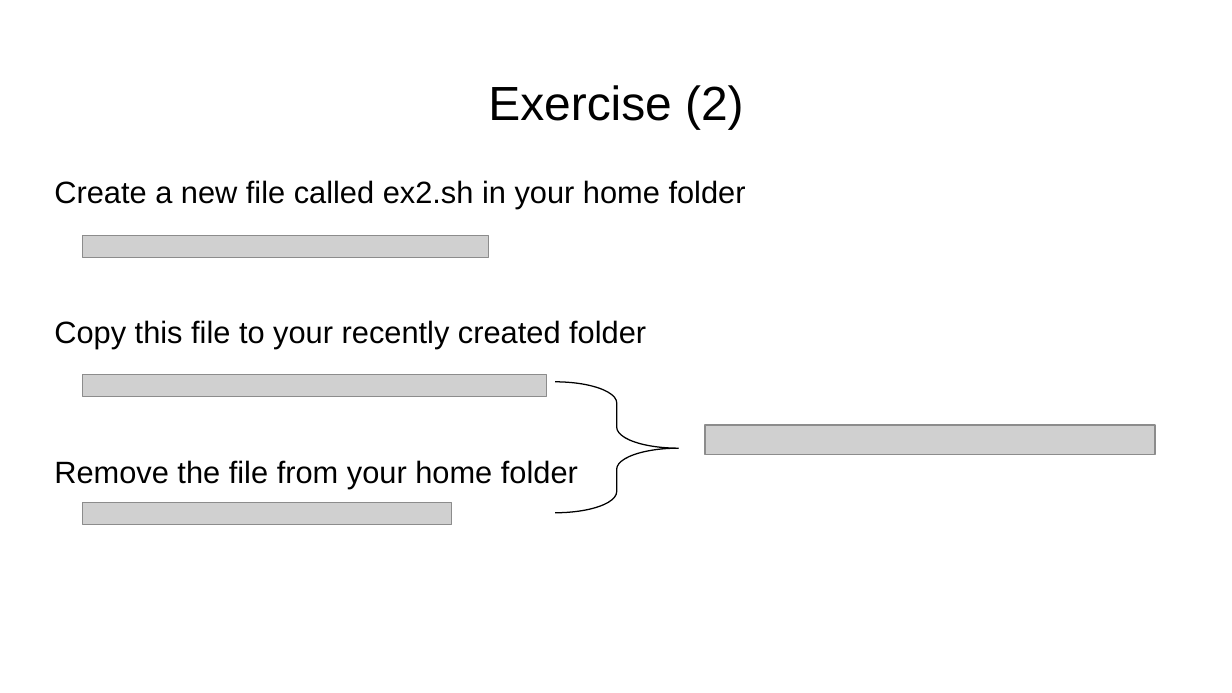
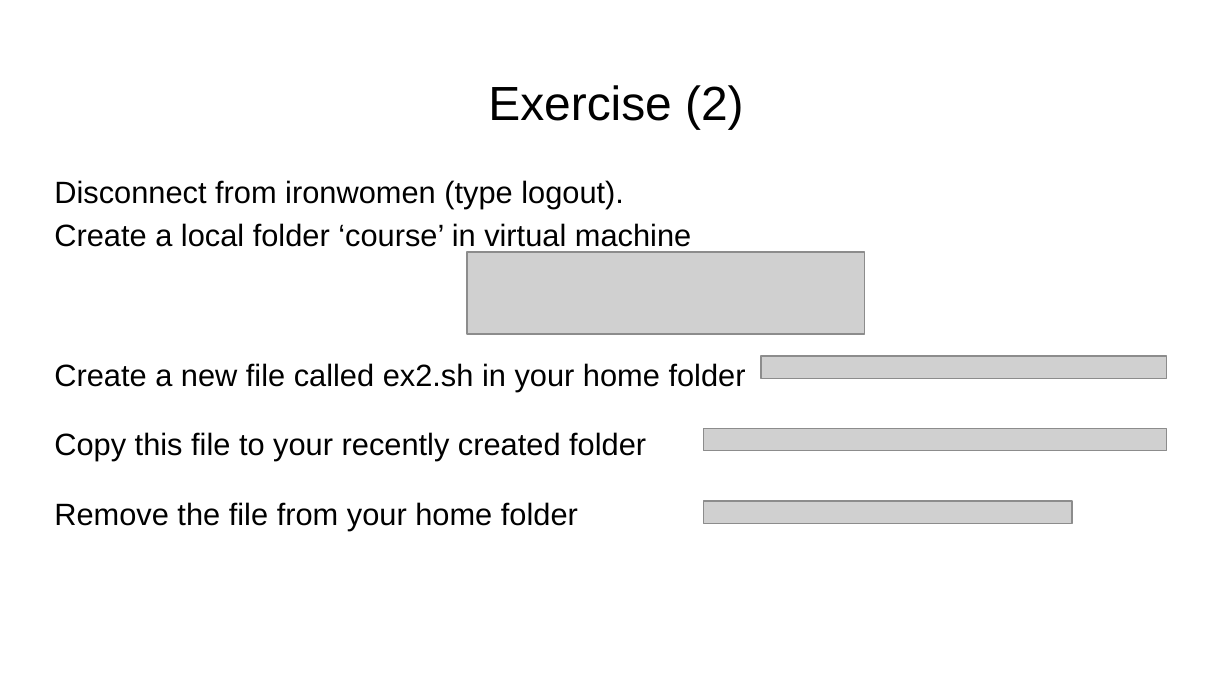
Before and after one commit to FusterTormo/BioinfoWorkshop, a slide deck: slide 20 of Introduction to Linux.pptx (slide 19 before the commit). Drawn at 1232x693 pixels with LibreOffice and Linux fonts; fonts in the diff are those of the drawing; grey boxes stand for pictures. Boxes give left, top, right and bottom in pixels: in the first picture for what was removed or moved away, otherwise in the second. Text is boxed around its words. In the diff, an @@ line names an element or a change of style, - is before the commit and + after.

```diff
--- a/Introduction to Linux.pptx
+++ b/Introduction to Linux.pptx
@@ text at box(54, 180, 691, 252): paragraph added @@
+Disconnect from ironwomen (type logout).
+Create a local folder ‘course’ in virtual machine
@@ picture added at box(467, 253, 865, 335) @@
@@ picture: place and size @@
-picture at box(83, 235, 488, 257)
+picture at box(761, 356, 1167, 378)
@@ text at box(54, 363, 746, 391): more space between paragraphs @@
@@ right brace removed at box(556, 382, 679, 513) @@
@@ picture: place and size @@
-picture at box(705, 425, 1154, 455)
+picture at box(703, 429, 1167, 451)
@@ picture removed at box(83, 503, 451, 525) @@
@@ picture: place and size @@
-picture at box(83, 375, 546, 397)
+picture at box(703, 501, 1072, 524)
```
Also in this commit, not shown: 14 other slides changed, 4 slides added, 1 slide removed, 1 other file.
